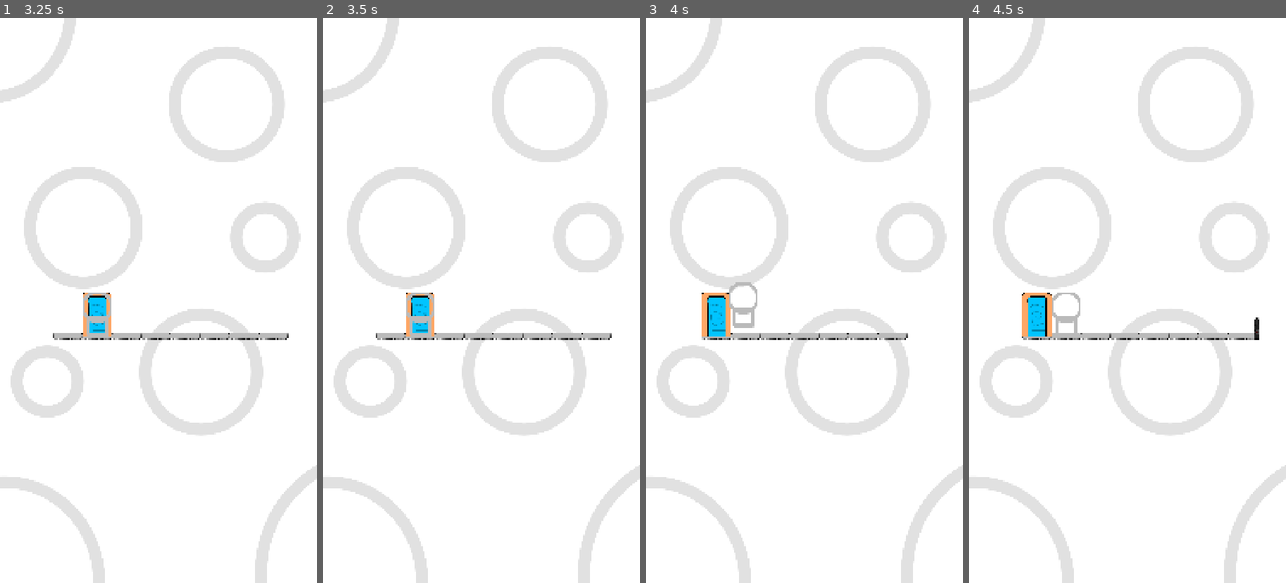
Above: before the commit, frames 1-4 (left to right).
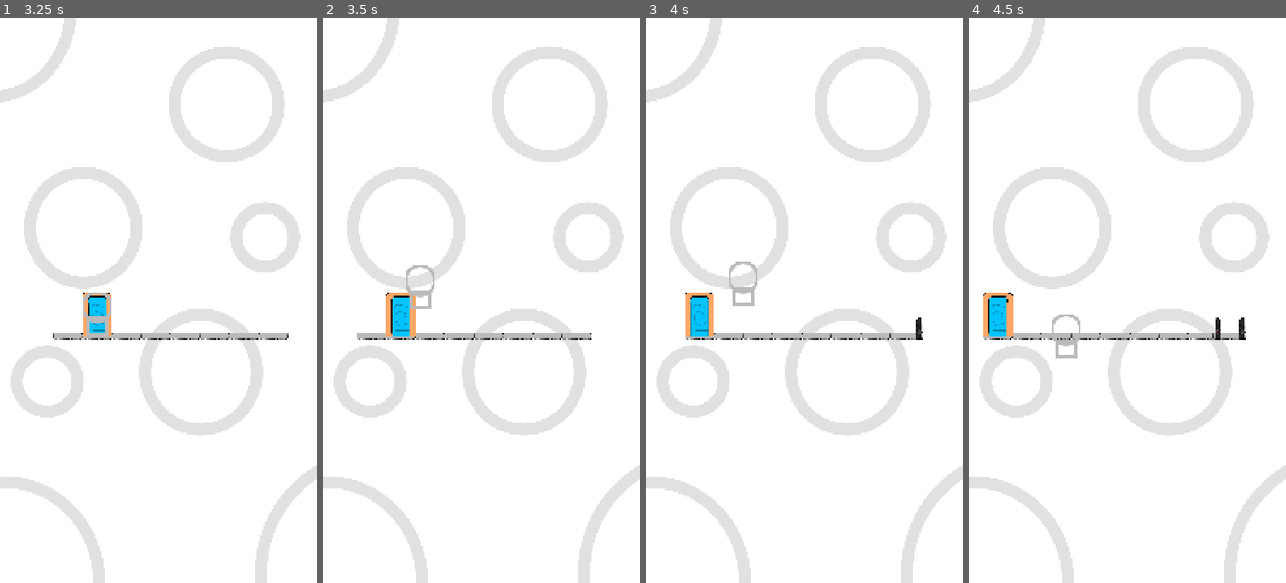
Above: after the commit, the same moments.

Repository: ocastrm/Projet_solo_1
Game: Godot game, scene res://Scene/monde.tscn
The game is run twice, just before and just after one commit, with the same random seed, the same clock (stepped at 60 frames per second) and the same inputs.
Inputs:
- Up to frame 1 (3.25 s): tap Enter at 0.5, 2 s; tap Space (Saut) at 0.77, 1.25, 1.52, 2.75, 3.02 s
- Up to frame 2 (3.5 s): no input
- Up to frame 3 (4 s): tap Space (Saut) at 3.77 s
- Up to frame 4 (4.5 s): no input

Frame 1 is identical in both runs. In frame 2, 1.7% of the frame differs, in the area x 10-92%, y 43-57%; in frame 3, 2.0%; in frame 4, 2.4%, in the area x 4-92%, y 48-61%.

Commit message:
Version a debuger au plus vite ( bpm )

Diff:
--- a/Scene/Niveau/Element_de_niveau/Obstacles/script/muret.gd
+++ b/Scene/Niveau/Element_de_niveau/Obstacles/script/muret.gd
@@ -1,6 +1,6 @@
 extends Area2D
 var taille = 100
-@export var vitesse = 5
+@onready var vitesse = get_parent().bpm / 12
 
 
 func _physics_process(delta: float) -> void:
--- a/Scene/Niveau/Element_de_niveau/Script/plateforme.gd
+++ b/Scene/Niveau/Element_de_niveau/Script/plateforme.gd
@@ -1,6 +1,6 @@
 extends CharacterBody2D
 var taille = 100
-@export var vitesse = 5
+@onready var vitesse = 10
 
 
 func _physics_process(delta: float) -> void:
--- a/Scene/Niveau/Script/niveau.gd
+++ b/Scene/Niveau/Script/niveau.gd
@@ -3,8 +3,8 @@
 @export var porte_scene :PackedScene
 @export var muret_scene :PackedScene
 var demarrer = false
-@export var vague = 10
-@export var bpm = 60
+@export var vague = 25
+@export var bpm = 120
 var vague_passe = 0
 
 func _ready() -> void:
@@ -15,19 +15,23 @@
 
 func debut_jeux():
 	$Joueur.position = $Position_joueur.position
+	$Timer_apparition_plateforme.wait_time = 0.5
+	$Timer_attente_plateforme.wait_time = 0.4
+	$Timer_attente_plateforme.stop()
+	$Timer_apparition_plateforme.stop()
 	for i in range(8):
 		generer_plateforme(Vector2($Position_plateforme.global_position.x - i * 100,$Position_plateforme.global_position.y))
 		$Start_timer.start()
 		generer_porte($Position_joueur.global_position)
 
 func init_niveau():
+	demarrer = true
 	$Timer_apparition_plateforme.start()
 	$Timer_attente_plateforme.start()
-	demarrer = true
 
 func fin_niveau():
 	demarrer = false
-	recommencer_niveau()
+	call_deferred("recommencer_niveau")
 
 func generer_plateforme(Position):
 	var plateforme :CharacterBody2D = plateforme_scene.instantiate()
@@ -61,7 +65,7 @@
 	pass
 
 func recommencer_niveau():
-	get_tree().reload_current_scene()
+	get_tree().call_deferred("reload_current_scene")
 
 
 func _on_timer_apparition_plateforme_timeout() -> void:
@@ -79,9 +83,13 @@
 
 func _on_start_timer_timeout() -> void:
 	init_niveau()
+func _on_timer_attente_plateforme_timeout() -> void:
+	verifier_action()
 
 func _on_area_2d_body_entered(body: Node2D) -> void:
+	await $Timer_apparition_plateforme.timeout
 	body.queue_free()
 
-func _on_timer_attente_plateforme_timeout() -> void:
-	verifier_action()
+func _on_area_2d_area_entered(area: Area2D) -> void:
+	await $Timer_apparition_plateforme.timeout
+	area.queue_free()
--- a/Scene/Niveau/niveau_1.tscn
+++ b/Scene/Niveau/niveau_1.tscn
@@ -6,6 +6,7 @@
 [ext_resource type="PackedScene" uid="uid://ber0bvccjpa3y" path="res://Scene/Niveau/Element_de_niveau/porte.tscn" id="3_dx10x"]
 
 [sub_resource type="RectangleShape2D" id="RectangleShape2D_m1cyu"]
+size = Vector2(129, 20)
 
 [sub_resource type="PlaceholderTexture2D" id="PlaceholderTexture2D_gjrnc"]
 
@@ -15,9 +16,10 @@
 porte_scene = ExtResource("3_dx10x")
 
 [node name="Timer_apparition_plateforme" type="Timer" parent="."]
+wait_time = 0.5
 
 [node name="Timer_attente_plateforme" type="Timer" parent="."]
-wait_time = 0.8
+wait_time = 0.4
 one_shot = true
 
 [node name="Start_timer" type="Timer" parent="."]
@@ -39,6 +41,7 @@
 metadata/_edit_group_ = true
 
 [node name="CollisionShape2D" type="CollisionShape2D" parent="Area2D"]
+position = Vector2(-54.5, 0)
 shape = SubResource("RectangleShape2D_m1cyu")
 
 [node name="Repère_visuel_niveau" type="Sprite2D" parent="."]
@@ -60,4 +63,5 @@
 [connection signal="timeout" from="Timer_apparition_plateforme" to="." method="_on_timer_apparition_plateforme_timeout"]
 [connection signal="timeout" from="Timer_attente_plateforme" to="." method="_on_timer_attente_plateforme_timeout"]
 [connection signal="timeout" from="Start_timer" to="." method="_on_start_timer_timeout"]
+[connection signal="area_entered" from="Area2D" to="." method="_on_area_2d_area_entered"]
 [connection signal="body_entered" from="Area2D" to="." method="_on_area_2d_body_entered"]
--- a/Scene/Script/joueur.gd
+++ b/Scene/Script/joueur.gd
@@ -7,7 +7,7 @@
 func _physics_process(delta: float) -> void:
 	if saut == true :
 		if temps < 1 :
-			temps += delta * 5
+			temps += delta * get_parent().bpm / 12
 		sauter_frame(temps)
 
 func _input(_event: InputEvent) -> void:
Not shown, added: export_presets.cfg
Not shown, added: Projet_solo_1.console.exe
Not shown, added: Projet_solo_1.exe
Not shown, added: Projet_solo_1.pck
